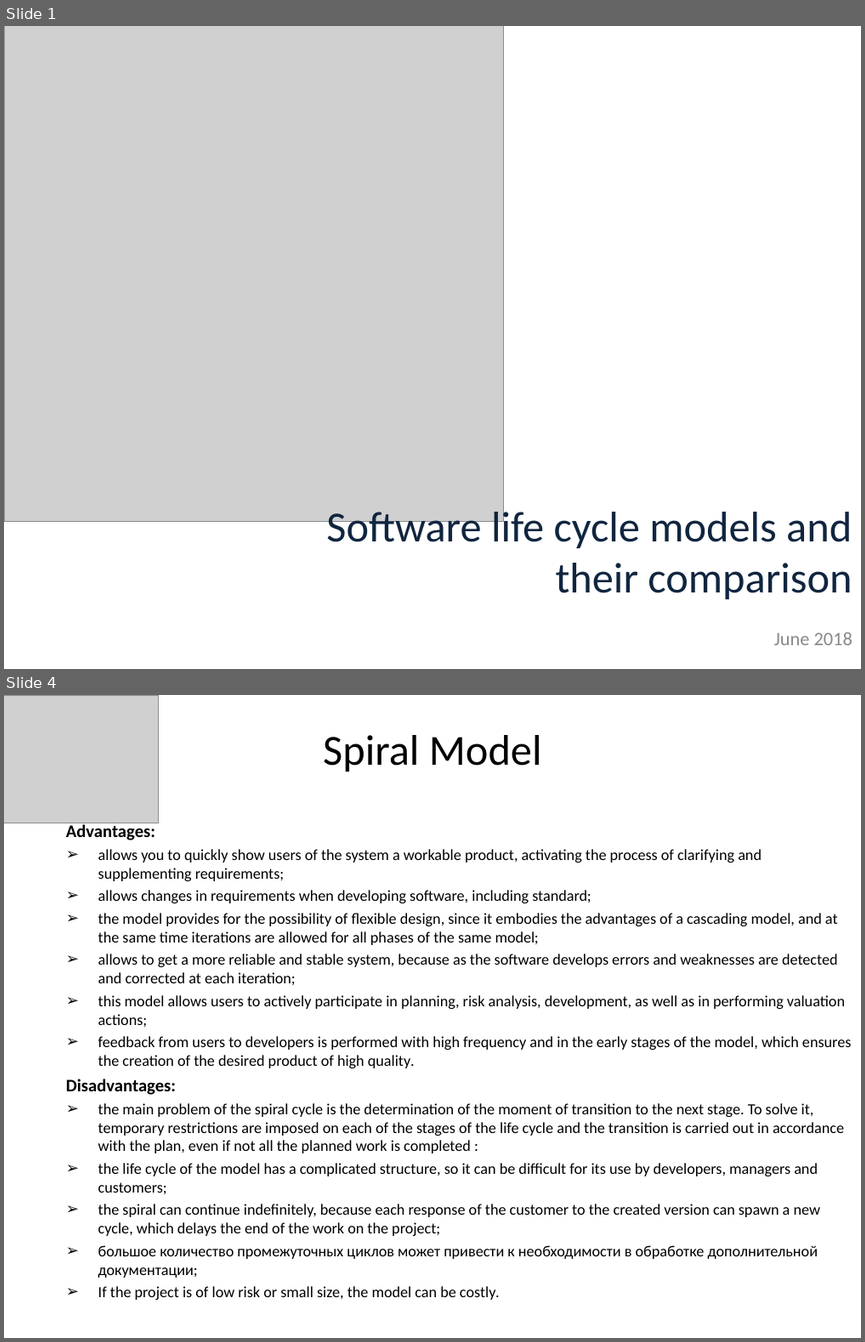
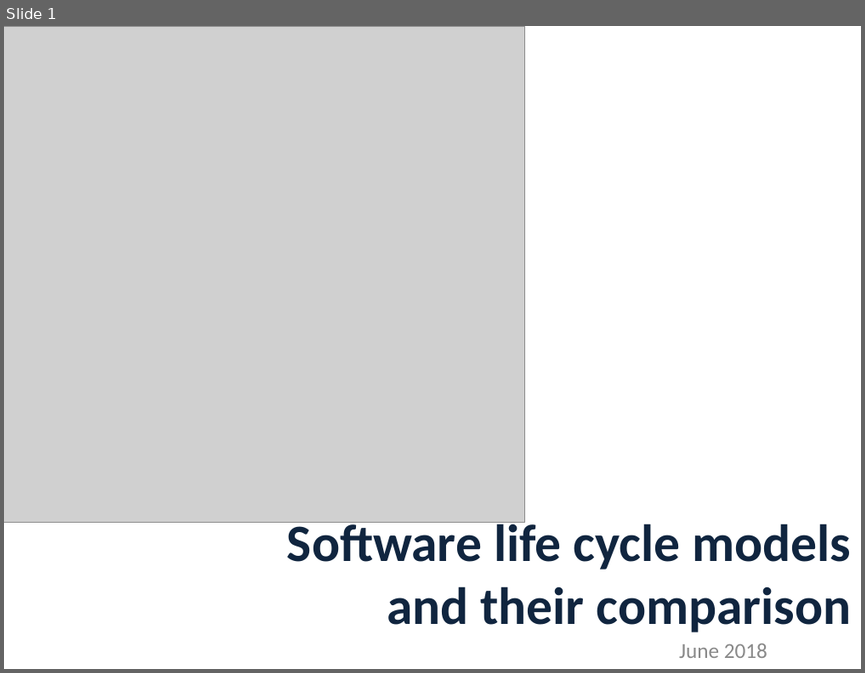
Before and after one commit to Voice77777/QA, a slide deck: 1_lesson/Methodologies_Vladimir_Fedotov.ppt. Shown one above the other, each under a label of ours: slides 1 and 4 before the commit, slide 1 after it; the slides between them are not shown. The pictures are 865x1342 and 865x673 pixels, drawn with LibreOffice and Linux fonts; fonts in the diff are those of the drawing; grey boxes stand for pictures. Boxes give left, top, right and bottom in pixels: in the first picture for what was removed or moved away, otherwise in the second. Text is boxed around its words. In the diff, an @@ line names an element or a change of style, - is before the commit and + after.

```diff
--- a/1_lesson/Methodologies_Vladimir_Fedotov.ppt
+++ b/1_lesson/Methodologies_Vladimir_Fedotov.ppt
@@ slide 4 removed at bbox=[4, 695, 861, 1338], background #FFFFFF @@
@@ picture removed at bbox=[4, 695, 158, 823] @@
@@ title removed at bbox=[323, 735, 542, 771] @@
-Spiral Model
@@ text removed at bbox=[66, 823, 851, 1299] @@
-Advantages:
-➢ allows you to quickly show users of the system a workable product, activating the process of clarifying and supplementing requirements;
-➢ allows changes in requirements when developing software, including standard;
-➢ the model provides for the possibility of flexible design, since it embodies the advantages of a cascading model, and at the same time iterations are allowed for all phases of the same model;
-➢ allows to get a more reliable and stable system, because as the software develops errors and weaknesses are detected and corrected at each iteration;
-➢ this model allows users to actively participate in planning, risk analysis, development, as well as in performing valuation actions;
-➢ feedback from users to developers is performed with high frequency and in the early stages of the model, which ensures the creation of the desired product of high quality.
-Disadvantages:
-➢ the main problem of the spiral cycle is the determination of the moment of transition to the next stage. To solve it, temporary restrictions are imposed on each of the stages of the life cycle and the transition is carried out in accordance with the plan, even if not all the planned work is completed :
-➢ the life cycle of the model has a complicated structure, so it can be difficult for its use by developers, managers and customers;
-➢ the spiral can continue indefinitely, because each response of the customer to the created version can spawn a new cycle, which delays the end of the work on the project;
-➢ большое количество промежуточных циклов может привести к необходимости в обработке дополнительной документации;
-➢ If the project is of low risk or small size, the model can be costly.
@@ slide 1 changed as well @@
@@ picture: place and size @@
-picture at bbox=[4, 26, 504, 522]
+picture at bbox=[4, 27, 524, 522]
@@ title "Software life cycle models and ...": place and size @@
-title "Software life cycle models and ..." at bbox=[326, 505, 851, 599]
+title "Software life cycle models and ..." at bbox=[287, 517, 851, 632]
@@ title "Software life cycle models and ..." at bbox=[287, 517, 851, 632]: size 36 to 44 pt, bold on @@
@@ subtitle "June 2018": place and size @@
-subtitle "June 2018" at bbox=[774, 632, 852, 645]
+subtitle "June 2018" at bbox=[679, 643, 767, 658]
@@ subtitle "June 2018" at bbox=[679, 643, 767, 658]: size 16 to 18 pt; line spacing 1 to 0.8 @@
```
Also in this commit, not shown: 3 other slides changed, 7 slides added, 2 other slides removed, 1 other file.
